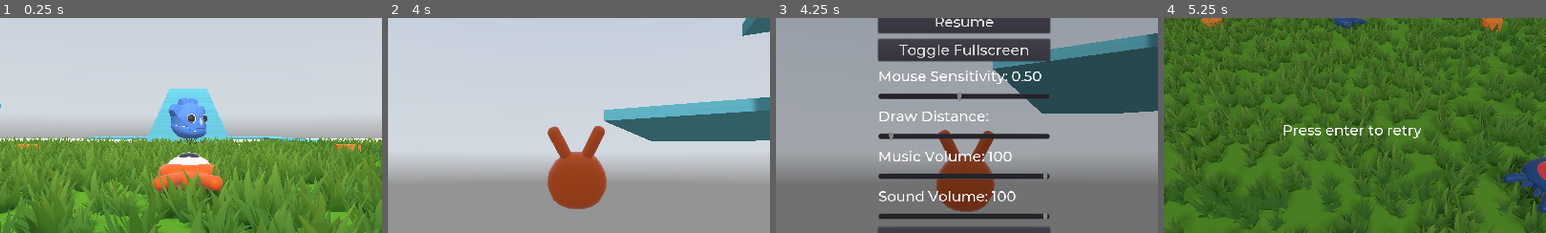
Above: before the commit, frames 1-4 (left to right).
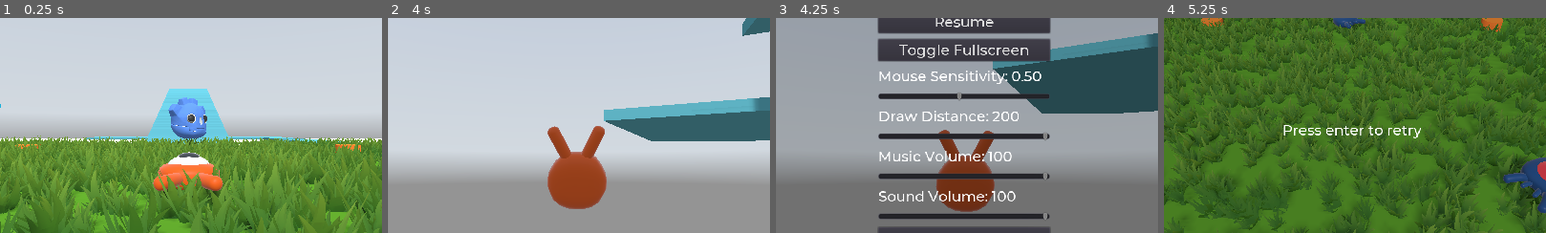
Above: after the commit, the same moments.

Repository: telmotrooper/squash-the-creeps
Game: Godot game, scene res://Main.tscn
Same seed, same stepped clock (60 frames per second), same inputs: the game is played once before the commit and once after it. A sky picture missing from this copy of the repository is replaced by a grey-blue gradient.
Inputs (mouse positions are % of the whole screen's width and height, from its top left):
- Up to frame 1 (0.25 s): no input
- Up to frame 2 (4 s): tap Enter (ui_accept) at 0.5 s; move the mouse to (49, 52) at 0.52 s; hold Up (move_forward) 0.53-2.78 s; click (49, 52) at 0.6 s; tap Space (jump) at 0.77, 1.52, 3.02, 3.77 s; move the mouse to (57, 51) at 1.27 s; tap Delete at 1.35, 3.6 s; move the mouse to (42, 49) at 2.02 s; hold Shift 2.03-2.78 s; move the mouse to (51, 50) at 2.77 s; hold Left (move_left) 2.78-3.53 s; click (51, 50) at 2.85 s; move the mouse to (46, 48) at 3.52 s; hold Up (move_forward) from 3.53 s (still down)
- Up to frame 3 (4.25 s): keep holding Up (move_forward); tap Escape (pause) at 4.15 s
- Up to frame 4 (5.25 s): release Up (move_forward) at 4.25 s; drag from (72, 45) to (35, 25) at 4.27 s; click "Resume" at 5 s
The pictures show only the part of the screen within x 25-75%, y 24-74%; the shares and areas given below are measured in that part.

Frames 1-2 are identical in both runs. In frame 3, 0.3% of the frame differs, in the area x 29-71%, y 43-57%; in frame 4, nothing differs.

Commit message:
Working on slider

Diff:
--- a/GameState.gd
+++ b/GameState.gd
@@ -1,3 +1,4 @@
 extends Node
 
+var Player: Node
 var Audio: Node
--- a/Pause.gd
+++ b/Pause.gd
@@ -1,10 +1,14 @@
 extends Control
 
+const draw_distance_text = "Draw Distance: %d"
 const sensitivity_text = "Mouse Sensitivity: %.2f"
 const music_volume_text = "Music Volume: %d"
 const sound_volume_text = "Sound Volume: %d"
 
 func _ready():
+  $VBoxContainer/DrawDistanceLabel.text = draw_distance_text % Configuration.get_value("graphics", "draw_distance")
+  $VBoxContainer/DrawDistanceSlider.value = Configuration.get_value("graphics", "draw_distance")
+
   $VBoxContainer/SensitivityLabel.text = sensitivity_text % Configuration.get_value("controls", "mouse_sensitivity")
   $VBoxContainer/SensitivitySlider.value = Configuration.get_value("controls", "mouse_sensitivity")
 
@@ -13,6 +17,10 @@
 
   $VBoxContainer/SoundVolumeLabel.text = sound_volume_text % Configuration.get_value("audio", "sound_volume")
   $VBoxContainer/SoundVolumeSlider.value = Configuration.get_value("audio", "sound_volume")
+
+func _on_DrawDistanceSlider_value_changed(value):
+  Configuration.update_setting("graphics", "draw_distance", value)
+  $VBoxContainer/DrawDistanceLabel.text = draw_distance_text % value
 
 func _on_SensitivitySlider_value_changed(value):
   Configuration.update_setting("controls", "mouse_sensitivity", value)
--- a/Player.gd
+++ b/Player.gd
@@ -8,6 +8,9 @@
 export var bounce_impulse := 16.0
 
 var velocity = Vector3.ZERO
+
+func _ready():
+  GameState.Player = self
 
 func _physics_process(delta):
   if not $AnimationPlayer.is_playing():
--- a/ui/UserInterface.tscn
+++ b/ui/UserInterface.tscn
@@ -120,10 +120,9 @@
 margin_top = 202.0
 margin_right = 288.0
 margin_bottom = 218.0
-min_value = 0.05
-max_value = 1.0
-step = 0.05
-value = 0.1
+min_value = 50.0
+max_value = 200.0
+value = 50.0
 
 [node name="MusicVolumeLabel" type="Label" parent="Pause/VBoxContainer"]
 margin_top = 228.0
@@ -158,6 +157,7 @@
 [connection signal="pressed" from="Pause/VBoxContainer/ResumeButton" to="Pause" method="_on_ResumeButton_pressed"]
 [connection signal="pressed" from="Pause/VBoxContainer/ToggleFullscreenButton" to="Pause" method="_on_ToggleFullscreenButton_pressed"]
 [connection signal="value_changed" from="Pause/VBoxContainer/SensitivitySlider" to="Pause" method="_on_SensitivitySlider_value_changed"]
+[connection signal="value_changed" from="Pause/VBoxContainer/DrawDistanceSlider" to="Pause" method="_on_DrawDistanceSlider_value_changed"]
 [connection signal="value_changed" from="Pause/VBoxContainer/MusicVolumeSlider" to="Pause" method="_on_MusicVolumeSlider_value_changed"]
 [connection signal="value_changed" from="Pause/VBoxContainer/SoundVolumeSlider" to="Pause" method="_on_SoundVolumeSlider_value_changed"]
 [connection signal="pressed" from="Pause/VBoxContainer/ExitButton" to="Pause" method="_on_ExitButton_pressed"]
